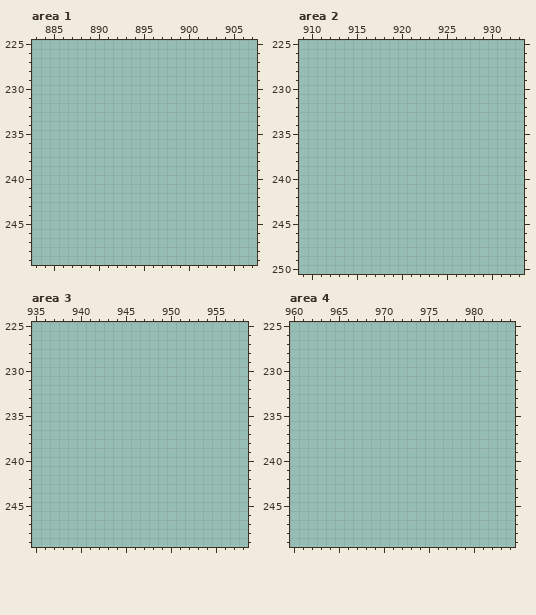
Edited in one commit: pixel-art file (interface/UI Sandbox.ase). The picture above is the old version.
1259x466 pixels, 1 frame. Colours within 5 levels of each other are drawn and written as one. Shown: area 1: x 883..907, y 225..249; area 2: x 909..933, y 225..250; area 3: x 935..958, y 225..249; area 4: x 960..984, y 225..249. The commit also changed other parts of the picture, which this record leaves out.
The result:
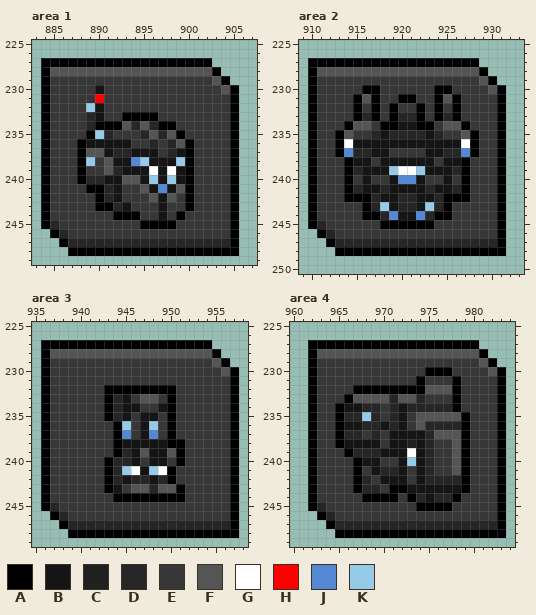
Palette (. is transparent): A #000000  B #151515  C #202020  D #262626  E #373737  F #555555  G #ffffff  H #ff0000  J #5588d4  K #96cbe7
From old to new:
Area 1, layer "Layer 1":
y 227: x 884..902 ................... -> AAAAAAAAAAAAAAAAAAA
y 228: x 884..903 .................... -> AFFFFFFFFFFFFFFFFFFA
y 229: x 884..904 ..................... -> AEEEEEEEEEEEEEEEEEEFA
y 230: x 884..905 ...................... -> AEEEEEBEEEEEEEEEEEEEFA
y 231: x 884..905 ...................... -> AEEEEEHEEEEEEEEEEEEEEA
y 232: x 884..905 ...................... -> AEEEEKBEEEEEEEEEEEEEEA
y 233: x 884..905 ...................... -> AEEEEDBEEAAAAEEEEEEEEA
y 234: x 884..905 ...................... -> AEEEEDAAAFDFDAAEEEEEEA
y 235: x 884..905 ...................... -> AEEEEAKDEEEDFDFAEEEEEA
y 236: x 884..905 ...................... -> AEEEABBBBBEEDEDFAEEEEA
y 237: x 884..905 ...................... -> AEEEAFFBDDBBBEDBAEEEEA
y 238: x 884..905 ...................... -> AEEEAKEFBBJKBBBKAEEEEA
y 239: x 884..905 ...................... -> AEEEAEEFDBBBGBGBAEEEEA
y 240: x 884..905 ...................... -> AEEEADDBBFFBKBKBAEEEEA
y 241: x 884..905 ...................... -> AEEEEAADBEEFBJBFAEEEEA
y 242: x 884..905 ...................... -> AEEEEEADBEEEFBFEAEEEEA
y 243: x 884..905 ...................... -> AEEEEEAADBEEEBEEAEEEEA
y 244: x 884..905 ...................... -> AEEEEEEEAAAEEBEAEEEEEA
y 245: x 884..905 ...................... -> ADEEEEEEEEEAAAAEEEEEEA
y 246: x 885..905 ..................... -> ADEEEEEEEEEEEEEEEEEEA
y 247: x 886..905 .................... -> ADDDDDDDDDDDDDDDDDDA
y 248: x 887..905 ................... -> AAAAAAAAAAAAAAAAAAA
Area 2, layer "Layer 1":
y 227: x 910..928 ................... -> AAAAAAAAAAAAAAAAAAA
y 228: x 910..929 .................... -> AFFFFFFFFFFFFFFFFFFA
y 229: x 910..930 ..................... -> AEEEEEEEEEEEEEEEEEEFA
y 230: x 910..931 ...................... -> AEEEEEAAEEEEEEAAEEEEFA
y 231: x 910..931 ...................... -> AEEEEAFAEEAAEEAFAEEEEA
y 232: x 910..931 ...................... -> AEEEEAEAEAEEAEAEAEEEEA
y 233: x 910..931 ...................... -> AEEEEADAEADDAEADAEEEEA
y 234: x 910..931 ...................... -> AEEEAFFEAABBAAEFFAEEEA
y 235: x 910..931 ...................... -> AEEAFEEDBDDDDBDEEFAEEA
y 236: x 910..931 ...................... -> AEEAGBBBBBBBBBBBBGAEEA
y 237: x 910..931 ...................... -> AEEAJDDBBEEEEBBDDJAEEA
y 238: x 910..931 ...................... -> AEEEABBEBBBBBBEBBAEEEA
y 239: x 910..931 ...................... -> AEEEADBBBKGGKBBBDAEEEA
y 240: x 910..931 ...................... -> AEEEAEBEEBJJBEEBEAEEEA
y 241: x 910..931 ...................... -> AEEEADBBDBBBBDBBDAEEEA
y 242: x 910..931 ...................... -> AEEEAAADBBDDBBDAAAEEEA
y 243: x 910..931 ...................... -> AEEEEEADKBDDBKDAEEEEEA
y 244: x 910..931 ...................... -> AEEEEEAADJBBJDAAEEEEEA
y 245: x 910..931 ...................... -> ADEEEEEEAAAAAAEEEEEEEA
y 246: x 911..931 ..................... -> ADEEEEEEEEEEEEEEEEEEA
y 247: x 912..931 .................... -> ADDDDDDDDDDDDDDDDDDA
y 248: x 913..931 ................... -> AAAAAAAAAAAAAAAAAAA
Area 3, layer "Layer 1":
y 227: x 936..954 ................... -> AAAAAAAAAAAAAAAAAAA
y 228: x 936..955 .................... -> AFFFFFFFFFFFFFFFFFFA
y 229: x 936..956 ..................... -> AEEEEEEEEEEEEEEEEEEFA
y 230: x 936..957 ...................... -> AEEEEEEEEEEEEEEEEEEEFA
y 231: x 936..957 ...................... -> AEEEEEEEEEEEEEEEEEEEEA
y 232: x 936..957 ...................... -> AEEEEEEAAAAAAAAEEEEEEA
y 233: x 936..957 ...................... -> AEEEEEEADBEFFEAEEEEEEA
y 234: x 936..957 ...................... -> AEEEEEEADBBEEBAEEEEEEA
y 235: x 936..957 ...................... -> AEEEEEEADBEBBEAEEEEEEA
y 236: x 936..957 ...................... -> AEEEEEEEAKEBKEAEEEEEEA
y 237: x 936..957 ...................... -> AEEEEEEEAJEBJEAEEEEEEA
y 238: x 936..957 ...................... -> AEEEEEEEABBBBBAAEEEEEA
y 239: x 936..957 ...................... -> AEEEEEEEADBFBBFAEEEEEA
y 240: x 936..957 ...................... -> AEEEEEEADDBEBBEAEEEEEA
y 241: x 936..957 ...................... -> AEEEEEEADKGBKGAEEEEEEA
y 242: x 936..957 ...................... -> AEEEEEEADBDDBDAEEEEEEA
y 243: x 936..957 ...................... -> AEEEEEEABEFFDFFAEEEEEA
y 244: x 936..957 ...................... -> AEEEEEEEAAAAAAAAEEEEEA
y 245: x 936..957 ...................... -> ADEEEEEEEEEEEEEEEEEEEA
y 246: x 937..957 ..................... -> ADEEEEEEEEEEEEEEEEEEA
y 247: x 938..957 .................... -> ADDDDDDDDDDDDDDDDDDA
y 248: x 939..957 ................... -> AAAAAAAAAAAAAAAAAAA
Area 4, layer "Layer 1":
y 227: x 962..980 ................... -> AAAAAAAAAAAAAAAAAAA
y 228: x 962..981 .................... -> AFFFFFFFFFFFFFFFFFFA
y 229: x 962..982 ..................... -> AEEEEEEEEEEEEEEEEEEFA
y 230: x 962..983 ...................... -> AEEEEEEEEEEEEAAAEEEEFA
y 231: x 962..983 ...................... -> AEEEEEEEEEEEAEEEAEEEEA
y 232: x 962..983 ...................... -> AEEEEAAAAAAAAFFFAEEEEA
y 233: x 962..983 ...................... -> AEEEAFFFFDFFDEEEAEEEEA
y 234: x 962..983 ...................... -> AEEABBDDEDBDDDDDAEEEEA
y 235: x 962..983 ...................... -> AEEADDKDEDBEFFFFFAEEEA
y 236: x 962..983 ...................... -> AEEABBDDBDBEFDDDDAEEEA
y 237: x 962..983 ...................... -> AEEADDEDEBBBBDFFFAEEEA
y 238: x 962..983 ...................... -> AEEABBBBEBBCBDEEFAEEEA
y 239: x 962..983 ...................... -> AEEEADDDBBBGBDEEFAEEEA
y 240: x 962..983 ...................... -> AEEEEABBEEBKBDEEFAEEEA
y 241: x 962..983 ...................... -> AEEEEAEBDDBEBDEEFAEEEA
y 242: x 962..983 ...................... -> AEEEEADEBBBEBDDDDAEEEA
y 243: x 962..983 ...................... -> AEEEEADDEAABBBBBBAEEEA
y 244: x 962..983 ...................... -> AEEEEEAAAAEADBDDAEEEEA
y 245: x 962..983 ...................... -> ADEEEEEEEEEEAAAAEEEEEA
y 246: x 963..983 ..................... -> ADEEEEEEEEEEEEEEEEEEA
y 247: x 964..983 .................... -> ADDDDDDDDDDDDDDDDDDA
y 248: x 965..983 ................... -> AAAAAAAAAAAAAAAAAAA
Boxes around the changes in both pictures, in picture pixels (x1, y1, x2, y2):
added: (41, 58, 239, 256)
added: (308, 58, 506, 256)
added: (41, 340, 239, 538)
added: (308, 340, 506, 538)
